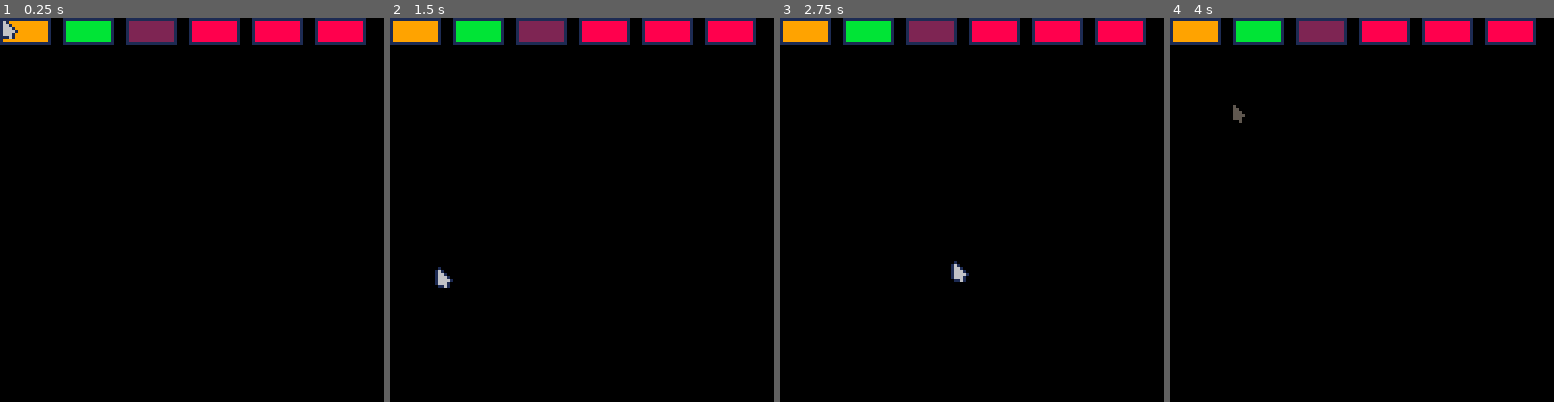
Above: before the commit, frames 1-4 (left to right).
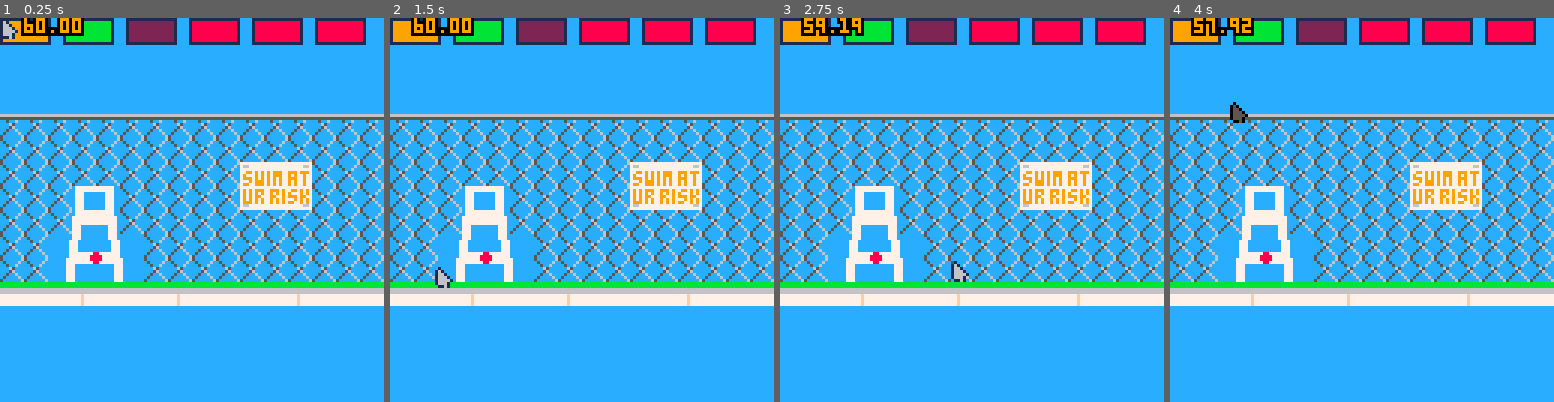
Above: after the commit, the same moments.

Repository: michaeljosephpurdy/2023-summer-game-jam
Game: PICO-8 cartridge game.p8
Same seed, same stepped clock (60 frames per second), same inputs: the game is played once before the commit and once after it.
Inputs (mouse positions are in pixels of both pictures, inside the frame that each line leads up to):
- Up to frame 1 (0.25 s): no input
- Up to frame 2 (1.5 s): click (670, 121) at 0.67 s; click (436, 267) at 1.22 s
- Up to frame 3 (2.75 s): click (887, 114) at 1.77 s; click (952, 259) at 2.32 s
- Up to frame 4 (4 s): click (1404, 106) at 2.87 s; click (1465, 256) at 3.42 s; click (1231, 102) at 3.97 s

The runs differ from the first frame. In frame 1, 95% of the frame differs, in the area x 0-100%, y 0-100%; in frame 2, 95%; in frame 3, 95%; in frame 4, 95%.

Commit message:
decent progress, have good idea of direction

Diff:
--- a/game.p8
+++ b/game.p8
@@ -9,6 +9,7 @@
 function _init()
  log('\n\n\n***')
  mouse.init()
+ init_actors()
  change_state(state_game)
 end
 
@@ -18,6 +19,8 @@
  timed_function.update(dt)
  if state==state_game then
   update_buttons()
+  clock.update(dt)
+  update_actors(dt)
  elseif state==state_title then
  elseif state==state_over then
  end
@@ -25,9 +28,12 @@
 end
 
 function _draw()
- cls()
+ cls(12)
  if state==state_game then
+  map()
+  draw_actors()
   draw_buttons()
+  clock.draw()
  elseif state==state_title then
  elseif state==state_over then
  end
@@ -41,6 +47,8 @@
  if old_state==state_title then
   if new_state==state_game then
    make_buttons()
+   clock.reset()
+   timed_function.new(clock.start,2)
    return
   end
  elseif old_state==state_game then
@@ -55,10 +63,12 @@
  end
 end
 -->8
+--buttons
 local buttons={}
 local _data={
  {
   c=11,
+  t='spear',
  },{
   c=2,
  },{
@@ -83,11 +93,10 @@
  end
  mouse.add_listener(b,function()
   b.pushed=true
-  timed_function.new(function()
-   pprint('level up!',b.x,b.y)
-   b.x=0
-   b.y=0
-  end, 1.2)
+  publish('clicked',b.t)
+ end)
+ subscribe('clock.over',function()
+  b.pushed=true
  end)
  return b
 end
@@ -118,6 +127,7 @@
  end)
 end
 -->8
+--mouse
 mouse={
  init=function()
   poke(0x5f2d, 1)
@@ -212,11 +222,26 @@
 
 -->8
 --events
+local subscribers={}
 subscribe=function(name,fn)
-end
-publish=function(name,source)
-end
--->8
+ if not subscribers[name] then
+  subscribers[name]={}
+ end
+ add(subscribers[name], fn)
+end
+publish=function(name,payload)
+ log('published '..name..' payload: '..tostr(payload))
+ local subs=subscribers[name]
+ if not subs then
+  return
+ end
+ log('subfound')
+ foreach(subs,function(fn)
+  fn(payload)
+ end)
+end
+-->8
+--timed function
 timed_function={
  fns={},
  update=function(dt)
@@ -236,6 +261,168 @@
   add(timed_function.fns,o)
  end
 }
+-->8
+--clock
+clock={
+ reset=function()
+  clock.subsec=1
+  clock.sec=60
+  clock.over=true
+ end,
+ start=function()
+  clock.over=false
+ end,
+ update=function(dt)
+  if clock.over then return end
+  clock.subsec-=dt*100
+		if clock.subsec<=0 then
+		 clock.subsec=100
+		 clock.sec-=1
+		end
+  if clock.sec<=0 then
+   clock.sec=0
+   clock.subsec=1
+   clock.over=true
+   publish('clock.over')
+  end
+ end,
+ draw=function()
+  if clock.sec<15 then
+   color(8)
+  elseif clock.sec<30 then
+   color(9)
+  elseif clock.sec<45 then
+   color(10)
+  else
+   color(11)
+  end
+  if clock.sec >=10 then
+   pprint(flr(clock.sec),8,0)
+  else
+   pprint('0'..flr(clock.sec),8,0)
+  end
+  pprint('.',16,0)
+  if clock.subsec>=10 then
+   pprint(flr(clock.subsec-1),20,0)
+  else
+   pprint('0'..flr(clock.subsec-1),20,0)
+  end
+ end,
+}
+-->8
+--actors
+local actors={}
+function init_actors()
+ local spear={
+  latched=false,
+  x=50,
+  y=100,
+ }
+ spear.update=function(dt)
+ end
+ spear.draw=function()
+  line(spear.x+4,spear.y,0,0)
+  if not spear.latched then
+   spr(1,spear.x-7,spear.y+7)
+  end
+  spr(2,spear.x,spear.y)
+ end
+ subscribe('clicked',function(t)
+  if t!='spear' then return end
+  spear.idle=false
+ end)
+ add(actors,spear)
+ foreach(actors,function(a)
+  a.idle=true
+ end)
+end
+function update_actors(dt)
+ foreach(actors,function(a)
+  a.update(dt)
+ end)
+end
+function draw_actors(dt)
+ foreach(actors,function(a)
+  if a.idle then return end
+  a.draw()
+ end)
+end
+
+swimmer={
+ idle=false,
+ x=100,
+ y=100,
+}
+swimmer.update=function(dt)
+end
+swimmer.draw=function()
+ spr(122,swimmer.x,swimmer.y)
+end
+add(actors,swimmer)
+…(64 lines of a section not shown)…
 
 
 
@@ -302,35 +489,35 @@
 
 
 __map__
-1f1f1f1f1f1f1f1f1f1f1f1f1f1f1f1f00000000000000000000000000000000000000000000000000000000000000000000000000000000000000000000000000000000000000000000000000000000000000000000000000000000000000000000000000000000000000000000000000000000000000000000000000000000
-1f1f1f1f1f1f1f1f1f1f1f1f1f1f1f1f00000000000000000000000000000000000000000000000000000000000000000000000000000000000000000000000000000000000000000000000000000000000000000000000000000000000000000000000000000000000000000000000000000000000000000000000000000000
-1f1f1f1f1f1f1f1f1f1f1f1f1f1f1f1f00000000000000000000000000000000000000000000000000000000000000000000000000000000000000000000000000000000000000000000000000000000000000000000000000000000000000000000000000000000000000000000000000000000000000000000000000000000
-1f1f1f1f1f1f1f1f1f1f1f1f1f1f1f1f00000000000000000000000000000000000000000000000000000000000000000000000000000000000000000000000000000000000000000000000000000000000000000000000000000000000000000000000000000000000000000000000000000000000000000000000000000000
-2f2f2f2f2f2f2f2f2f2f2f2f2f2f2f2f00000000000000000000000000000000000000000000000000000000000000000000000000000000000000000000000000000000000000000000000000000000000000000000000000000000000000000000000000000000000000000000000000000000000000000000000000000000
-3f3f3f3f3f3f3f3f3f3f3f3f3f3f3f3f00000000000000000000000000000000000000000000000000000000000000000000000000000000000000000000000000000000000000000000000000000000000000000000000000000000000000000000000000000000000000000000000000000000000000000000000000000000
-3f3f3f3f3f3f3f3f3f3f3f3f3f3f3f3f00000000000000000000000000000000000000000000000000000000000000000000000000000000000000000000000000000000000000000000000000000000000000000000000000000000000000000000000000000000000000000000000000000000000000000000000000000000
-3f3f3f3f3f3f3f3f3f3f3f3f3f3f3f3f00000000000000000000000000000000000000000000000000000000000000000000000000000000000000000000000000000000000000000000000000000000000000000000000000000000000000000000000000000000000000000000000000000000000000000000000000000000
-3f3f3f3f3f3f3f3f3f3f3f3f3f3f3f3f00000000000000000000000000000000000000000000000000000000000000000000000000000000000000000000000000000000000000000000000000000000000000000000000000000000000000000000000000000000000000000000000000000000000000000000000000000000
-4f4f4f4f4f4f4f4f4f4f4f4f4f4f4f4f00000000000000000000000000000000000000000000000000000000000000000000000000000000000000000000000000000000000000000000000000000000000000000000000000000000000000000000000000000000000000000000000000000000000000000000000000000000
-5f5f5f5f5f5f5f5f5f5f5f5f5f5f5f5f00000000000000000000000000000000000000000000000000000000000000000000000000000000000000000000000000000000000000000000000000000000000000000000000000000000000000000000000000000000000000000000000000000000000000000000000000000000
-5f5f5f5f5f5f5f5f5f5f5f5f5f5f5f5f00000000000000000000000000000000000000000000000000000000000000000000000000000000000000000000000000000000000000000000000000000000000000000000000000000000000000000000000000000000000000000000000000000000000000000000000000000000
-5f5f5f5f5f5f5f5f5f5f5f5f5f5f5f5f00000000000000000000000000000000000000000000000000000000000000000000000000000000000000000000000000000000000000000000000000000000000000000000000000000000000000000000000000000000000000000000000000000000000000000000000000000000
-5f5f5f5f5f5f5f5f5f5f5f5f5f5f5f5f00000000000000000000000000000000000000000000000000000000000000000000000000000000000000000000000000000000000000000000000000000000000000000000000000000000000000000000000000000000000000000000000000000000000000000000000000000000
-6f6f6f6f6f6f6f6f6f6f6f6f6f6f6f6f00000000000000000000000000000000000000000000000000000000000000000000000000000000000000000000000000000000000000000000000000000000000000000000000000000000000000000000000000000000000000000000000000000000000000000000000000000000
-7f7f7f7f7f7f7f7f7f7f7f7f7f7f7f7f00000000000000000000000000000000000000000000000000000000000000000000000000000000000000000000000000000000000000000000000000000000000000000000000000000000000000000000000000000000000000000000000000000000000000000000000000000000
-7f7f7f7f7f7f7f7f7f7f7f7f7f7f7f7f00000000000000000000000000000000000000000000000000000000000000000000000000000000000000000000000000000000000000000000000000000000000000000000000000000000000000000000000000000000000000000000000000000000000000000000000000000000
-7f7f7f7f7f7f7f7f7f7f7f7f7f7f7f7f00000000000000000000000000000000000000000000000000000000000000000000000000000000000000000000000000000000000000000000000000000000000000000000000000000000000000000000000000000000000000000000000000000000000000000000000000000000
-7f7f7f7f7f7f7f7f7f7f7f7f7f7f7f7f00000000000000000000000000000000000000000000000000000000000000000000000000000000000000000000000000000000000000000000000000000000000000000000000000000000000000000000000000000000000000000000000000000000000000000000000000000000
-7f7f7f7f7f7f7f7f7f7f7f7f7f7f7f7f00000000000000000000000000000000000000000000000000000000000000000000000000000000000000000000000000000000000000000000000000000000000000000000000000000000000000000000000000000000000000000000000000000000000000000000000000000000
-7f7f7f7f7f7f7f7f7f7f7f7f7f7f7f7f00000000000000000000000000000000000000000000000000000000000000000000000000000000000000000000000000000000000000000000000000000000000000000000000000000000000000000000000000000000000000000000000000000000000000000000000000000000
-7f7f7f7f7f7f7f7f7f7f7f7f7f7f7f7f00000000000000000000000000000000000000000000000000000000000000000000000000000000000000000000000000000000000000000000000000000000000000000000000000000000000000000000000000000000000000000000000000000000000000000000000000000000
-7f7f7f7f7f7f7f7f7f7f7f7f7f7f7f7f00000000000000000000000000000000000000000000000000000000000000000000000000000000000000000000000000000000000000000000000000000000000000000000000000000000000000000000000000000000000000000000000000000000000000000000000000000000
-7f7f7f7f7f7f7f7f7f7f7f7f7f7f7f7f00000000000000000000000000000000000000000000000000000000000000000000000000000000000000000000000000000000000000000000000000000000000000000000000000000000000000000000000000000000000000000000000000000000000000000000000000000000
-7f7f7f7f7f7f7f7f7f7f7f7f7f7f7f7f00000000000000000000000000000000000000000000000000000000000000000000000000000000000000000000000000000000000000000000000000000000000000000000000000000000000000000000000000000000000000000000000000000000000000000000000000000000
-7f7f7f7f7f7f7f7f7f7f7f7f7f7f7f7f00000000000000000000000000000000000000000000000000000000000000000000000000000000000000000000000000000000000000000000000000000000000000000000000000000000000000000000000000000000000000000000000000000000000000000000000000000000
-7f7f7f7f7f7f7f7f7f7f7f7f7f7f7f7f00000000000000000000000000000000000000000000000000000000000000000000000000000000000000000000000000000000000000000000000000000000000000000000000000000000000000000000000000000000000000000000000000000000000000000000000000000000
-7f7f7f7f7f7f7f7f7f7f7f7f7f7f7f7f00000000000000000000000000000000000000000000000000000000000000000000000000000000000000000000000000000000000000000000000000000000000000000000000000000000000000000000000000000000000000000000000000000000000000000000000000000000
-7f7f7f7f7f7f7f7f7f7f7f7f7f7f7f7f00000000000000000000000000000000000000000000000000000000000000000000000000000000000000000000000000000000000000000000000000000000000000000000000000000000000000000000000000000000000000000000000000000000000000000000000000000000
-7f7f7f7f7f7f7f7f7f7f7f7f7f7f7f7f00000000000000000000000000000000000000000000000000000000000000000000000000000000000000000000000000000000000000000000000000000000000000000000000000000000000000000000000000000000000000000000000000000000000000000000000000000000
-7f7f7f7f7f7f7f7f7f7f7f7f7f7f7f7f00000000000000000000000000000000000000000000000000000000000000000000000000000000000000000000000000000000000000000000000000000000000000000000000000000000000000000000000000000000000000000000000000000000000000000000000000000000
-7f7f7f7f7f7f7f7f7f7f7f7f7f7f7f7f00000000000000000000000000000000000000000000000000000000000000000000000000000000000000000000000000000000000000000000000000000000000000000000000000000000000000000000000000000000000000000000000000000000000000000000000000000000
+cfcfcfcfcfcfcfcfcfcfcfcfcfcfcfcf00000000000000000000000000000000000000000000000000000000000000000000000000000000000000000000000000000000000000000000000000000000000000000000000000000000000000000000000000000000000000000000000000000000000000000000000000000000
+cfcfcfcfcfcfcfcfcfcfcfcfcfcfcfcf00000000000000000000000000000000000000000000000000000000000000000000000000000000000000000000000000000000000000000000000000000000000000000000000000000000000000000000000000000000000000000000000000000000000000000000000000000000
+cfcfcfcfcfcfcfcfcfcfcfcfcfcfcfcf00000000000000000000000000000000000000000000000000000000000000000000000000000000000000000000000000000000000000000000000000000000000000000000000000000000000000000000000000000000000000000000000000000000000000000000000000000000
+cfcfcfcfcfcfcfcfcfcfcfcfcfcfcfcf00000000000000000000000000000000000000000000000000000000000000000000000000000000000000000000000000000000000000000000000000000000000000000000000000000000000000000000000000000000000000000000000000000000000000000000000000000000
+dbdbdbdbdbdbdbdbdbdbdbdbdbdbdbdb00000000000000000000000000000000000000000000000000000000000000000000000000000000000000000000000000000000000000000000000000000000000000000000000000000000000000000000000000000000000000000000000000000000000000000000000000000000
+dcdcdcdcdcdcdcdcdcdcdcdcdcdcdcdc00000000000000000000000000000000000000000000000000000000000000000000000000000000000000000000000000000000000000000000000000000000000000000000000000000000000000000000000000000000000000000000000000000000000000000000000000000000
+dcdcdcdcdcdcdcdcdcdcdddedfdcdcdc00000000000000000000000000000000000000000000000000000000000000000000000000000000000000000000000000000000000000000000000000000000000000000000000000000000000000000000000000000000000000000000000000000000000000000000000000000000
+dcdcdcc8c9dcdcdcdcdcedeeefdcdcdc00000000000000000000000000000000000000000000000000000000000000000000000000000000000000000000000000000000000000000000000000000000000000000000000000000000000000000000000000000000000000000000000000000000000000000000000000000000
+dcdcdcd8d9dcdcdcdcdcdcdcdcdcdcdc00000000000000000000000000000000000000000000000000000000000000000000000000000000000000000000000000000000000000000000000000000000000000000000000000000000000000000000000000000000000000000000000000000000000000000000000000000000
+dcdce7e8e9eadcdcdcdcdcdcdcdcdcdc00000000000000000000000000000000000000000000000000000000000000000000000000000000000000000000000000000000000000000000000000000000000000000000000000000000000000000000000000000000000000000000000000000000000000000000000000000000
+dcdcf7f8f9fadcdcdcdcdcdcdcdcdcdc00000000000000000000000000000000000000000000000000000000000000000000000000000000000000000000000000000000000000000000000000000000000000000000000000000000000000000000000000000000000000000000000000000000000000000000000000000000
+fefefefdfefefefdfefefefefdfefefe00000000000000000000000000000000000000000000000000000000000000000000000000000000000000000000000000000000000000000000000000000000000000000000000000000000000000000000000000000000000000000000000000000000000000000000000000000000
+7f7f7f7f7f7f7f7f7f7f7f7f7f7f7f7f00000000000000000000000000000000000000000000000000000000000000000000000000000000000000000000000000000000000000000000000000000000000000000000000000000000000000000000000000000000000000000000000000000000000000000000000000000000
+7f7f7f7f7f7f7f7f7f7f7f7f7f7f7f7f00000000000000000000000000000000000000000000000000000000000000000000000000000000000000000000000000000000000000000000000000000000000000000000000000000000000000000000000000000000000000000000000000000000000000000000000000000000
+7f7f7f7f7f7f7f7f7f7f7f7f7f7f7f7f00000000000000000000000000000000000000000000000000000000000000000000000000000000000000000000000000000000000000000000000000000000000000000000000000000000000000000000000000000000000000000000000000000000000000000000000000000000
+7f7f7f7f7f7f7f7f7f7f7f7f7f7f7f7f00000000000000000000000000000000000000000000000000000000000000000000000000000000000000000000000000000000000000000000000000000000000000000000000000000000000000000000000000000000000000000000000000000000000000000000000000000000
+7f7f7f7f7f7f7f7f7f7f7f7f7f7f7f7f00000000000000000000000000000000000000000000000000000000000000000000000000000000000000000000000000000000000000000000000000000000000000000000000000000000000000000000000000000000000000000000000000000000000000000000000000000000
+7f7f7f7f7f7f7f7f7f7f7f7f7f7f7f7f00000000000000000000000000000000000000000000000000000000000000000000000000000000000000000000000000000000000000000000000000000000000000000000000000000000000000000000000000000000000000000000000000000000000000000000000000000000
+7f7f7f7f7f7f7f7f7f7f7f7f7f7f7f7f00000000000000000000000000000000000000000000000000000000000000000000000000000000000000000000000000000000000000000000000000000000000000000000000000000000000000000000000000000000000000000000000000000000000000000000000000000000
+7f7f7f7f7f7f7f7f7f7f7f7f7f7f7f7f00000000000000000000000000000000000000000000000000000000000000000000000000000000000000000000000000000000000000000000000000000000000000000000000000000000000000000000000000000000000000000000000000000000000000000000000000000000
+7f7f7f7f7f7f7f7f7f7f7f7f7f7f7f7f00000000000000000000000000000000000000000000000000000000000000000000000000000000000000000000000000000000000000000000000000000000000000000000000000000000000000000000000000000000000000000000000000000000000000000000000000000000
+7f7f7f7f7f7f7f7f7f7f7f7f7f7f7f7f00000000000000000000000000000000000000000000000000000000000000000000000000000000000000000000000000000000000000000000000000000000000000000000000000000000000000000000000000000000000000000000000000000000000000000000000000000000
+7f7f7f7f7f7f7f7f7f7f7f7f7f7f7f7f00000000000000000000000000000000000000000000000000000000000000000000000000000000000000000000000000000000000000000000000000000000000000000000000000000000000000000000000000000000000000000000000000000000000000000000000000000000
+7f7f7f7f7f7f7f7f7f7f7f7f7f7f7f7f00000000000000000000000000000000000000000000000000000000000000000000000000000000000000000000000000000000000000000000000000000000000000000000000000000000000000000000000000000000000000000000000000000000000000000000000000000000
+7f7f7f7f7f7f7f7f7f7f7f7f7f7f7f7f00000000000000000000000000000000000000000000000000000000000000000000000000000000000000000000000000000000000000000000000000000000000000000000000000000000000000000000000000000000000000000000000000000000000000000000000000000000
+7f7f7f7f7f7f7f7f7f7f7f7f7f7f7f7f00000000000000000000000000000000000000000000000000000000000000000000000000000000000000000000000000000000000000000000000000000000000000000000000000000000000000000000000000000000000000000000000000000000000000000000000000000000
+7f7f7f7f7f7f7f7f7f7f7f7f7f7f7f7f00000000000000000000000000000000000000000000000000000000000000000000000000000000000000000000000000000000000000000000000000000000000000000000000000000000000000000000000000000000000000000000000000000000000000000000000000000000
+7f7f7f7f7f7f7f7f7f7f7f7f7f7f7f7f00000000000000000000000000000000000000000000000000000000000000000000000000000000000000000000000000000000000000000000000000000000000000000000000000000000000000000000000000000000000000000000000000000000000000000000000000000000
+7f7f7f7f7f7f7f7f7f7f7f7f7f7f7f7f00000000000000000000000000000000000000000000000000000000000000000000000000000000000000000000000000000000000000000000000000000000000000000000000000000000000000000000000000000000000000000000000000000000000000000000000000000000
+7f7f7f7f7f7f7f7f7f7f7f7f7f7f7f7f00000000000000000000000000000000000000000000000000000000000000000000000000000000000000000000000000000000000000000000000000000000000000000000000000000000000000000000000000000000000000000000000000000000000000000000000000000000
+7f7f7f7f7f7f7f7f7f7f7f7f7f7f7f7f00000000000000000000000000000000000000000000000000000000000000000000000000000000000000000000000000000000000000000000000000000000000000000000000000000000000000000000000000000000000000000000000000000000000000000000000000000000
+7f7f7f7f7f7f7f7f7f7f7f7f7f7f7f7f00000000000000000000000000000000000000000000000000000000000000000000000000000000000000000000000000000000000000000000000000000000000000000000000000000000000000000000000000000000000000000000000000000000000000000000000000000000
Not shown, changed: 91 lines of the sprite sheet (__gfx__) section of game.p8
